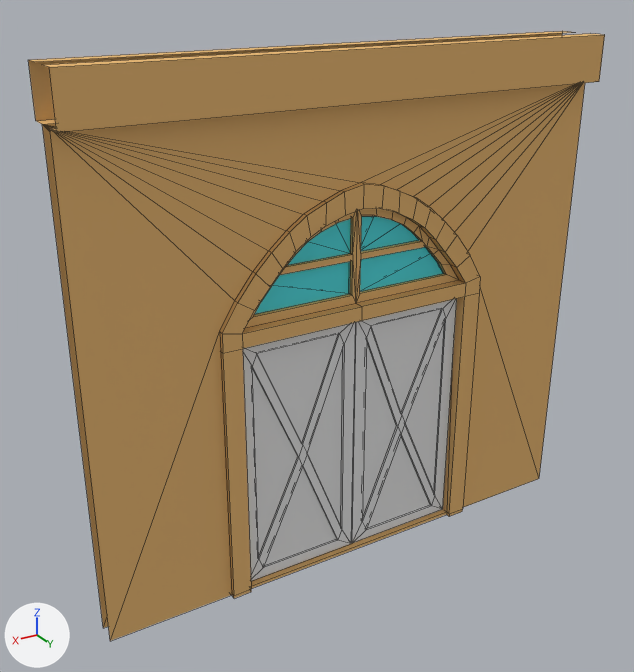
Before and after pictures for a commit that changed the Blender file Models/Building2.0.blend.
One viewpoint serves both versions: a 50 mm camera at (1.83, 7.2, 6.48) aimed at (-2.65, -0.26, 2.74). Lighting does not change. The marker at lower left points along +X, +Y and +Z. Mesh edges are drawn as thin lines. The same objects are shown in both versions, whatever each file hides.

The first picture shows 'Door1', 'Door2', 'Wall_Door', 'Wall_DoorFrame'.
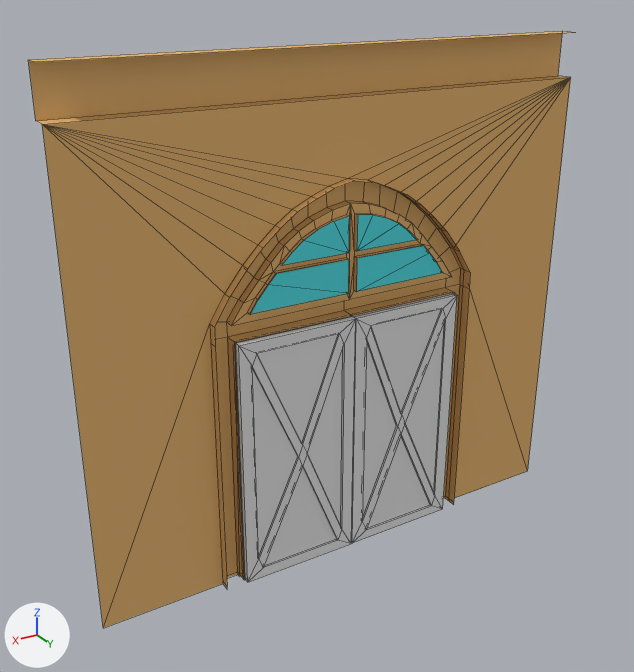
What changed in the scene script:
```text
Change ob_wall_door:
    remove _m = ob_wall_door.modifiers.new('Mirror', 'MIRROR')
    remove _m.use_axis = (False, True, False)
    remove _m.use_clip = True
Change ob_wall_doorframe:
    remove _m = ob_wall_doorframe.modifiers.new('Mirror', 'MIRROR')
    remove _m.use_axis = (False, True, False)
    remove _m.use_clip = True
```

Where the change shows, as pixel boxes (x1, y1, x2, y2) in the pictures (634 x 672 px):
'Wall_Door', modifiers changed: before (28, 31, 605, 641); after (28, 31, 572, 628)
'Wall_DoorFrame', modifiers changed: before (220, 183, 480, 598); after (210, 179, 470, 588)
